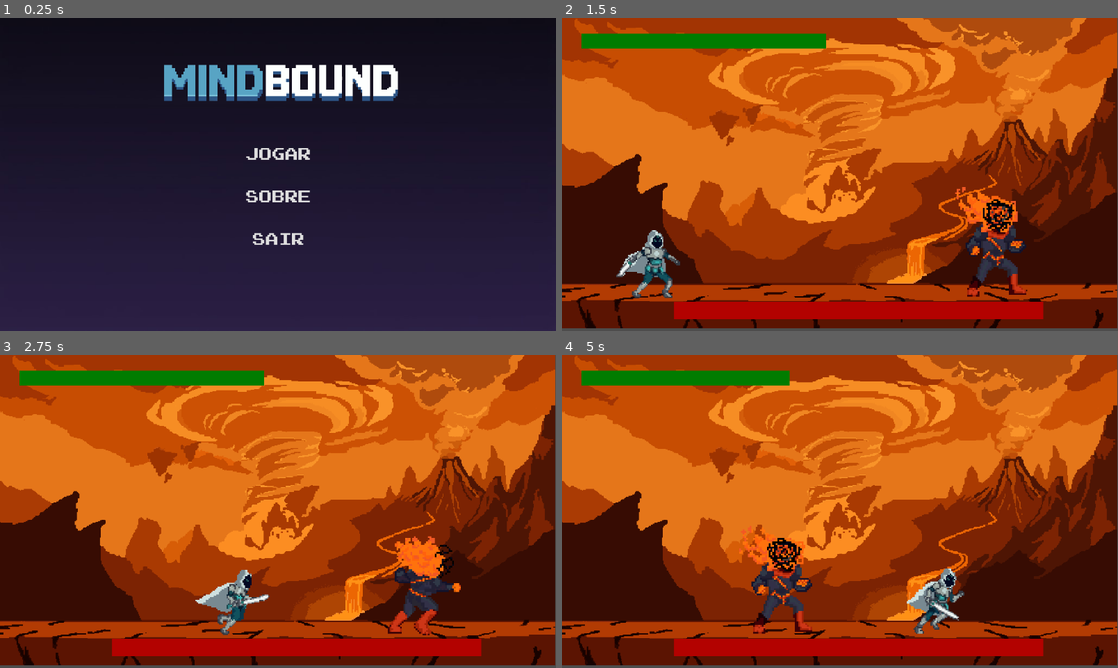
Above: before the commit, frames 1-4 (two rows, left to right).
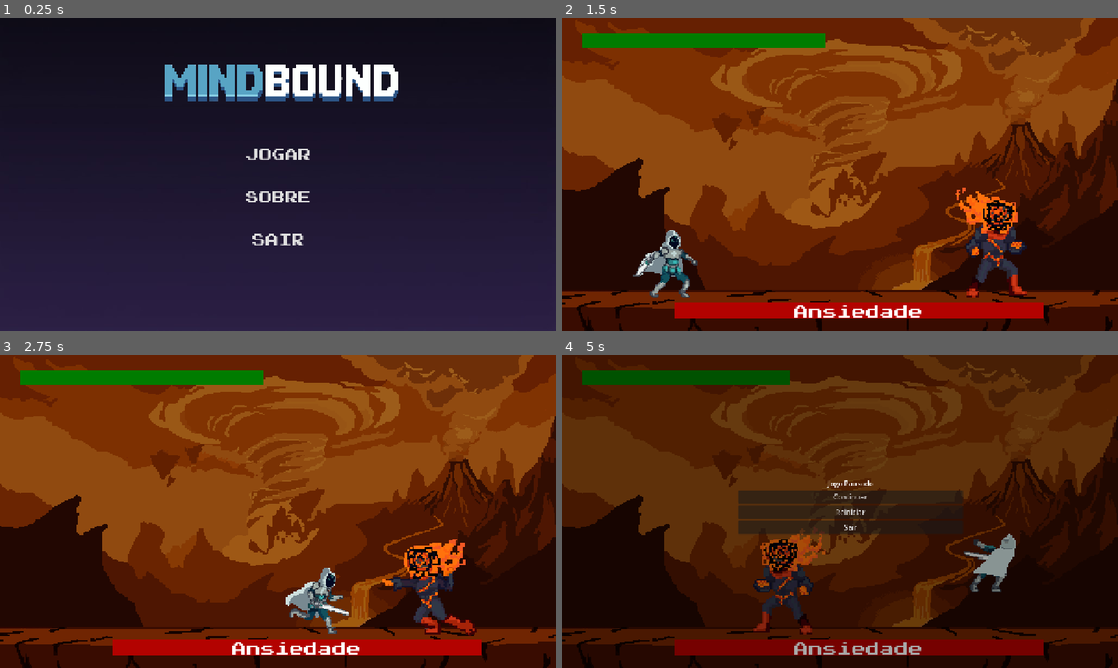
Above: after the commit, the same moments.

Repository: Yagohsl/Mindbound
Game: Godot game, scene res://screens/menu_principal.tscn
Same seed, same stepped clock (60 frames per second), same inputs: the game is played once before the commit and once after it.
Inputs:
- Up to frame 1 (0.25 s): no input
- Up to frame 2 (1.5 s): click "JOGAR" at 0.5 s; hold Right (move_right) from 1.28 s (still down); tap X (attack) at 1.35 s
- Up to frame 3 (2.75 s): keep holding Right (move_right); tap Space (jump) at 1.52, 2.27 s; tap C (dash) at 1.55, 2.1 s; tap X (attack) at 2.3 s
- Up to frame 4 (5 s): release Right (move_right) at 2.78 s; hold Left (move_left) 2.78-3.53 s; tap X (attack) at 2.85, 3.8, 4.35 s; tap C (dash) at 3.05, 3.6, 4.55 s; hold Right (move_right) from 3.53 s (still down); tap Space (jump) at 3.77, 4.52 s; tap Escape (ui_cancel) at 4.9 s

The runs differ from the first frame. In frame 1, 1.0% of the frame differs, in the area x 29-72%, y 14-73%; in frame 2, 79%; in frame 3, 79%; in frame 4, 97%, in the area x 0-100%, y 0-100%.

Commit message:
Add pause menu, teleport warning and gameplay tweaks

Diff:
--- /dev/null
+++ b/aviso_teleporte.gd
@@ -0,0 +1,8 @@
+extends CPUParticles2D
+
+func _ready():
+	# Garante que as faíscas começam a sair assim que a cena é criada
+	emitting = true
+
+	# Quando o tempo (Lifetime) acabar e a última faísca sumir, a cena apaga-se sozinha
+	finished.connect(queue_free)
--- /dev/null
+++ b/aviso_teleporte.tscn
@@ -0,0 +1,18 @@
+[gd_scene format=3 uid="uid://cqwaii2nxdwkr"]
+
+[ext_resource type="Texture2D" uid="uid://ciwyyj4qv0qq8" path="res://assets/images/game/fighters/projectile.png" id="1_gtc4g"]
+[ext_resource type="Script" uid="uid://ci5aa110k7l11" path="res://aviso_teleporte.gd" id="2_w8hap"]
+
+[node name="CPUParticles2D" type="CPUParticles2D" unique_id=1977332173]
+emitting = false
+amount = 30
+texture = ExtResource("1_gtc4g")
+one_shot = true
+emission_shape = 3
+emission_rect_extents = Vector2(30, 60)
+gravity = Vector2(0, -98)
+initial_velocity_max = 23.24
+scale_amount_min = 0.5
+scale_amount_max = 2.0
+color = Color(1, 0.48964685, 0.3873941, 1)
+script = ExtResource("2_w8hap")
--- a/boss_ansiedade.gd
+++ b/boss_ansiedade.gd
@@ -28,6 +28,8 @@
 @export var health: int = 150
 @export var player: Node2D #referencia ao player
 @export var projectile_scene: PackedScene #arrasta a cena do projetil no inspetor
+@export var teleport_warning_scene: PackedScene
+@export var attack_cooldown: float = 2.0
 
 var gravity = ProjectSettings.get_setting("physics/2d/default_gravity")
 
@@ -35,6 +37,7 @@
 @onready var sprite = $Sprite2D
 @onready var decision_timer = $DecisionTimer
 @onready var damage_area = $DamageArea
+@onready var ponto_de_tiro = $PontoDeTiro
 
 # var de controle de ataques
 var dash_direction: int = 0
@@ -62,10 +65,19 @@
 
 		State.RUN:
 			if player:
-				var dir = sign(player.global_position.x - global_position.x)
-				velocity.x = dir * speed
-				flip_sprite(dir)
-			anim.play("run")
+				var distancia = abs(player.global_position.x - global_position.x)
+				var distancia_minima = 160.0
+
+				if distancia > distancia_minima:
+					var dir = sign(player.global_position.x - global_position.x)
+					velocity.x = dir * speed
+					flip_sprite(dir)
+					anim.play("run")
+				else:
+					velocity.x = 0
+					decision_timer.stop()
+					current_state = State.DASH_PREP
+					execute_attack_sequence()
 
 		State.DASH:
 			anim.play("dash")
@@ -79,7 +91,8 @@
 			if dash_distance_left <= 0:
 				velocity.x = 0
 				current_state = State.IDLE
-				decision_timer.start() # reinicia a IA
+				decision_timer.start(attack_cooldown) # reinicia a IA
+
 
 	if current_state in [State.IDLE, State.RUN, State.DASH]:
 		move_and_slide()
@@ -88,9 +101,10 @@
 func _on_decision_timer_timeout():
 	if current_state != State.IDLE and current_state != State.RUN:
 		return
+	decision_timer.stop()
 
 	# decide proximo ataque
-	var choices = [State.RUN, State.DASH_PREP, State.THOUGHTS, State.EXPLOSION_PREP, State.TELEPORT]
+	var choices = [State.RUN, State.DASH_PREP, State.THOUGHTS, State.EXPLOSION_PREP,State.TELEPORT]
 	current_state = choices [randi() % choices.size()]
 	execute_attack_sequence()
 
@@ -99,75 +113,113 @@
 	match current_state:
 		State.THOUGHTS:
 			velocity.x = 0
+
+			var dir = sign(player.global_position.x - global_position.x)
+			flip_sprite(dir)
+
+			# preparacao do projetil
+			anim.play("prep_projectile")
+			await get_tree().create_timer(0.5).timeout
+
 			anim.play("projectile")
 			fire_preoccupation()
 			await anim.animation_finished # espera a animacao acabar
 			current_state = State.IDLE
+			decision_timer.start(attack_cooldown)
+
+		State.RUN:
+			anim.play("run")
+			decision_timer.start(attack_cooldown)
 
 		State.EXPLOSION_PREP:
 			velocity.x = 0
 			anim.play("prep_explosion")
 			await get_tree().create_timer(0.5).timeout
+
+			if current_state == State.DEATH: return
 
 			current_state = State.EXPLOSION
 			anim.play("explosion")
 			fire_explosion()
 			await get_tree().create_timer(0.4).timeout
 
+			if current_state == State.DEATH: return
+
 			current_state = State.IDLE
+			decision_timer.start(attack_cooldown)
 
 		State.TELEPORT:
 			velocity = Vector2.ZERO
 			anim.play("explosion")
 			await teleport_routine()
+			decision_timer.start(attack_cooldown)
 
 		State.DASH_PREP:
 			velocity.x = 0
 			anim.play("prep_dash")
 			await get_tree().create_timer(0.5).timeout
+			if current_state == State.DEATH: return
 
 			if player:
 				dash_direction = sign(player.global_position.x - global_position.x)
 				if dash_direction == 0: dash_direction = 1
+				flip_sprite(dash_direction)
+
+			await get_tree().create_timer(0.5).timeout
 			dash_distance_left = dash_max_distance
 			current_state = State.DASH
 
 func fire_preoccupation():
-	if not projectile_scene or not player:return
+	if not projectile_scene or not player: return
 	var proj = projectile_scene.instantiate()
 	get_parent().add_child(proj)
-	proj.global_position = global_position
-
-	# angulo irregular
-	var angle = global_position.direction_to(player.global_position).angle() + randf_range(-0.2, 0.2)
-	proj.setup(angle, 300.0) # inicia o projetil
+	proj.global_position = ponto_de_tiro.global_position
+
+	var angle = ponto_de_tiro.global_position.direction_to(player.global_position).angle() + randf_range(-0.2, 0.2)
+	proj.setup(angle, 300.0)
 
 func fire_explosion():
 	if not projectile_scene: return
+
 	var num_projectiles = 12
 	for i in range(num_projectiles):
 		var proj = projectile_scene.instantiate()
 		get_parent().add_child(proj)
+
 		proj.global_position = global_position
-		var angle = (2 * PI / num_projectiles) * 1
+		var angle = (2 * PI / num_projectiles) * i
 		proj.setup(angle, 250.0)
 
 func teleport_routine():
 	var teleports_done = 0
 	while teleports_done < 3:
 		var rand_x = randf_range(100,1180)
-		while abs(rand_x - global_position.x) <min_teleport_distance:
+		while abs(rand_x - global_position.x) < min_teleport_distance:
 			rand_x = randf_range(100,1180)
-		var rand_y = randf_range(200, 500)
+		var rand_y = randf_range(300, 550)
 		var target_pos = Vector2(rand_x, rand_y)
 
-		await get_tree().create_timer(0.7).timeout
+		# aviso teleporte
+		var warning = null
+		if teleport_warning_scene:
+			warning = teleport_warning_scene.instantiate()
+			warning.global_position = target_pos
+			get_parent().add_child(warning)
+
+		# Adicionado o 'true' no final para respeitar o pause do jogo
+		await get_tree().create_timer(1.0, false, false, true).timeout
+
+		if current_state == State.DEATH: return
 
 		global_position = target_pos
 		teleports_done += 1
 
-		if teleports_done <3:
-			await get_tree().create_timer(0.3).timeout
+		if teleports_done < 3:
+			if current_state == State.DEATH: return
+
+			# Também atualizado aqui para pausar junto
+			await get_tree().create_timer(0.3, false, false, true).timeout
+
 	current_state = State.IDLE
 
 func flip_sprite(dir):
--- a/boss_ansiedade.tscn
+++ b/boss_ansiedade.tscn
@@ -4,6 +4,7 @@
 [ext_resource type="Texture2D" uid="uid://bslcadvmmif51" path="res://assets/images/game/fighters/ansiedade.png" id="1_j6dw7"]
 [ext_resource type="PackedScene" uid="uid://br7tf3apryfor" path="res://projeteis_ansiedade.tscn" id="2_eu3k4"]
 [ext_resource type="Shader" uid="uid://chpsd1q3clp68" path="res://boss_ansiedade.gdshader" id="3_d2ree"]
+[ext_resource type="PackedScene" uid="uid://cqwaii2nxdwkr" path="res://aviso_teleporte.tscn" id="3_qn562"]
 
 [sub_resource type="ShaderMaterial" id="ShaderMaterial_qn562"]
 shader = ExtResource("3_d2ree")
@@ -180,15 +181,17 @@
 }
 
 [sub_resource type="RectangleShape2D" id="RectangleShape2D_d2ree"]
-size = Vector2(76, 196)
+size = Vector2(110, 212.3125)
 
 [sub_resource type="RectangleShape2D" id="RectangleShape2D_2cmim"]
-size = Vector2(111, 243)
+size = Vector2(119, 222.5)
 
 [node name="BossAnsiedade" type="CharacterBody2D" unique_id=141011473]
 collision_layer = 4
 script = ExtResource("1_3dk8s")
+dash_speed = 800.0
 projectile_scene = ExtResource("2_eu3k4")
+teleport_warning_scene = ExtResource("3_qn562")
 
 [node name="Sprite2D" type="Sprite2D" parent="." unique_id=1486758928]
 material = SubResource("ShaderMaterial_qn562")
@@ -202,7 +205,7 @@
 libraries/ = SubResource("AnimationLibrary_k8tpd")
 
 [node name="CollisionShape2D" type="CollisionShape2D" parent="." unique_id=1983617317]
-position = Vector2(-7, 23)
+position = Vector2(0, 13)
 shape = SubResource("RectangleShape2D_d2ree")
 
 [node name="DecisionTimer" type="Timer" parent="." unique_id=721603857]
@@ -214,8 +217,11 @@
 collision_mask = 2
 
 [node name="CollisionShape2D" type="CollisionShape2D" parent="DamageArea" unique_id=1749982500]
-position = Vector2(-5, 15)
+position = Vector2(-1.5, 16)
 shape = SubResource("RectangleShape2D_2cmim")
+
+[node name="PontoDeTiro" type="Marker2D" parent="." unique_id=880776632]
+position = Vector2(68, 16)
 
 [connection signal="timeout" from="DecisionTimer" to="." method="_on_decision_timer_timeout"]
 [connection signal="body_entered" from="DamageArea" to="." method="_on_damage_area_body_entered"]
--- a/heroi.gd
+++ b/heroi.gd
@@ -1,7 +1,8 @@
 extends CharacterBody2D
 
 const SPEED = 300.0
-const JUMP_VELOCITY = -700.0
+const JUMP_VELOCITY = -900.0
+const GRAVITY_MULTIPLIER = 1.8
 
 const DASH_SPEED = 800.0
 const DASH_DURATION = 0.2 # tempo em segundos do dash
@@ -15,7 +16,7 @@
 signal health_changed(new_health)
 var max_health = 100
 var current_health = 100
-var attack_value = 15
+var attack_value = 8
 
 var is_attacking = false
 var is_dashing = false
@@ -30,6 +31,14 @@
 		attack_collision.disabled = true
 
 func _physics_process(delta: float) -> void:
+
+	if is_dead:
+		if not is_on_floor():
+			velocity += (get_gravity() * GRAVITY_MULTIPLIER) * delta
+		else:
+			velocity.x = 0 # Para de deslizar para os lados quando bater no chão
+		move_and_slide()
+		return
 
 	if dash_cooldown > 0:
 		dash_cooldown -= delta
@@ -55,23 +64,15 @@
 		return
 
 	# Ataque
-	if Input.is_action_just_pressed("attack") and not is_attacking and is_on_floor():
+	if Input.is_action_just_pressed("attack") and not is_attacking:
 		is_attacking = true
-		velocity.x = 0 # Para o movimento ao atacar (dá mais firmeza ao combate 2D)
 		anim.play("attack")
-		return # Interrompe o resto do _physics_process durante o frame inicial do ataque
 
-	# Se estiver atacando, segura o player e processa apenas a gravidade/slide
-	if is_attacking:
-		if not is_on_floor():
-			velocity += get_gravity() * delta
-		velocity.x = move_toward(velocity.x, 0, SPEED)
-		move_and_slide()
-		return
+
 
 	# Adiciona a gravidade.
 	if not is_on_floor():
-		velocity += get_gravity() * delta
+		velocity += (get_gravity() * GRAVITY_MULTIPLIER) * delta
 
 	# Pulo.
 	if Input.is_action_just_pressed("jump") and is_on_floor():
@@ -87,21 +88,22 @@
 		velocity.x = direction * SPEED
 
 		# Vira o player e a hitbox de ataque junto
-		sprite.flip_h = direction < 0
-		if direction < 0:
-			attack_hitbox.scale.x = -1 # vira pra esquerda
-		else:
-			attack_hitbox.scale.x = 1 # vira pra direita
+		if not is_attacking:
+			sprite.flip_h = direction < 0
+			if direction < 0:
+				attack_hitbox.scale.x = -1 # vira pra esquerda
+			else:
+				attack_hitbox.scale.x = 1 # vira pra direita
 
-		if is_on_floor():
+		if is_on_floor() and not is_attacking:
 			anim.play("run")
 	else:
 		velocity.x = move_toward(velocity.x, 0, SPEED)
-		if is_on_floor():
+		if is_on_floor() and not is_attacking:
 			anim.play("idle")
 
 	# Controle de anim aerea
-	if not is_on_floor():
+	if not is_on_floor() and not is_attacking:
 		if velocity.y < 0:
 			anim.play("jump_up")
 		else:
@@ -115,10 +117,9 @@
 	current_health -= amount
 	health_changed.emit(current_health)
 
+	trigger_invincibility()
 	if current_health <= 0:
 		die()
-	else:
-		trigger_invincibility()
 
 func trigger_invincibility():
 	is_invincible = true
@@ -148,10 +149,15 @@
 func _on_attack_hitbox_body_entered(body: Node2D) -> void:
 	if body.has_method("take_damage") and body != self:
 		body.take_damage(attack_value)
-		# Opcional: desativar a hitbox após acertar o primeiro golpe para evitar dano múltiplo no mesmo swing
-		if attack_collision:
-			attack_collision.disabled = true
 
+var is_dead: bool = false
 func die():
-	set_physics_process(false)
+	if is_dead: return
+	is_dead = true
+
 	anim.play("death")
+	await get_tree().create_timer(3.0, false, false, true).timeout
+
+	# Verificação de segurança: checa se a árvore ainda existe antes de recarregar
+	if get_tree():
+		get_tree().reload_current_scene()
--- /dev/null
+++ b/menu_pausa.gd
@@ -0,0 +1,25 @@
+extends CanvasLayer
+
+func _ready() -> void:
+	visible = false # Começa oculto
+
+func _unhandled_input(event: InputEvent) -> void:
+	if event.is_action_pressed("ui_cancel"): # A tecla ESC por padrão
+		alternar_pausa()
+
+func alternar_pausa() -> void:
+	var esta_pausado = get_tree().paused
+	get_tree().paused = not esta_pausado
+	visible = not esta_pausado
+
+func _on_botao_continuar_pressed() -> void:
+	alternar_pausa()
+
+func _on_botao_reiniciar_pressed() -> void:
+	get_tree().paused = false
+	get_tree().reload_current_scene()
+
+func _on_botao_menu_pressed() -> void:
+	get_tree().paused = false
+	# Mude o caminho abaixo para a cena correta do seu menu principal, se houver
+	get_tree().change_scene_to_file("res://screens/menu_principal.tscn")
--- a/project.godot
+++ b/project.godot
@@ -19,6 +19,8 @@
 
 window/size/viewport_width=1280
 window/size/viewport_height=720
+window/size/mode=3
+window/stretch/mode="canvas_items"
 
 [input]
 
--- a/projeteis_ansiedade.gd
+++ b/projeteis_ansiedade.gd
@@ -17,8 +17,7 @@
 	# pode ser necessário aumentar a amplitude.
 	wave_amplitude = randf_range(20.0, 50.0)
 
-func _ready():
-	# Salva o Y original para a onda senoidal não distorcer a rota
+	# SALVA O EIXO Y AQUI! (Depois que o Boss já posicionou o tiro)
 	base_y = global_position.y
 
 func _process(delta):
--- a/projeteis_ansiedade.tscn
+++ b/projeteis_ansiedade.tscn
@@ -4,10 +4,12 @@
 [ext_resource type="Texture2D" uid="uid://ciwyyj4qv0qq8" path="res://assets/images/game/fighters/projectile.png" id="2_sf0kb"]
 
 [sub_resource type="CapsuleShape2D" id="CapsuleShape2D_ecnqf"]
-radius = 16.0
-height = 34.0
+radius = 15.0
+height = 36.0
 
 [node name="ProjeteisAnsiedade" type="Area2D" unique_id=594192946]
+collision_layer = 4
+collision_mask = 2
 script = ExtResource("1_yn7i1")
 
 [node name="Sprite2D" type="Sprite2D" parent="." unique_id=1908430827]
@@ -15,7 +17,6 @@
 texture = ExtResource("2_sf0kb")
 
 [node name="CollisionShape2D" type="CollisionShape2D" parent="." unique_id=1280588446]
-position = Vector2(0, 1)
 shape = SubResource("CapsuleShape2D_ecnqf")
 
 [connection signal="body_entered" from="." to="." method="_on_body_entered"]
--- a/screens/arena_batalha.tscn
+++ b/screens/arena_batalha.tscn
@@ -3,7 +3,9 @@
 [ext_resource type="Script" uid="uid://c2nqukigni2m3" path="res://screens/arena_batalha.gd" id="1_28jst"]
 [ext_resource type="Texture2D" uid="uid://b4wir400nniyn" path="res://assets/images/game/maps/background1.png" id="1_nd1db"]
 [ext_resource type="PackedScene" uid="uid://yhj5oal0pkp4" path="res://heroi.tscn" id="2_toxup"]
+[ext_resource type="FontFile" uid="uid://ctf0ms8f42jd0" path="res://assets/fonts/pixel.ttf" id="2_xojux"]
 [ext_resource type="PackedScene" uid="uid://c1c6uwng84vl1" path="res://boss_ansiedade.tscn" id="3_1rla3"]
+[ext_resource type="PackedScene" uid="uid://bvgualol7nu5v" path="res://screens/menu_pausa.tscn" id="6_2uib8"]
 
 [sub_resource type="Gradient" id="Gradient_xojux"]
 interpolation_mode = 1
@@ -16,6 +18,8 @@
 fill_from = Vector2(1, 0)
 fill_to = Vector2(0, 0)
 
+[sub_resource type="CanvasTexture" id="CanvasTexture_28jst"]
+
 [sub_resource type="Gradient" id="Gradient_iywkd"]
 interpolation_mode = 1
 offsets = PackedFloat32Array(0)
@@ -23,6 +27,10 @@
 
 [sub_resource type="GradientTexture2D" id="GradientTexture2D_8eo88"]
 gradient = SubResource("Gradient_iywkd")
+
+[sub_resource type="CanvasItemMaterial" id="CanvasItemMaterial_28jst"]
+
+[sub_resource type="CanvasTexture" id="CanvasTexture_xojux"]
 
 [sub_resource type="RectangleShape2D" id="RectangleShape2D_toxup"]
 size = Vector2(1397, 90)
@@ -52,15 +60,37 @@
 max_value = 200.0
 value = 200.0
 nine_patch_stretch = true
+texture_under = SubResource("CanvasTexture_28jst")
 texture_progress = SubResource("GradientTexture2D_8eo88")
+
+[node name="VBoxContainer" type="VBoxContainer" parent="UI" unique_id=1300938618]
+offset_left = 264.0
+offset_top = 660.0
+offset_right = 1103.0
+offset_bottom = 905.0
+
+[node name="NomeBoss" type="Label" parent="UI/VBoxContainer" unique_id=340627429]
+layout_mode = 2
+theme_override_fonts/font = ExtResource("2_xojux")
+theme_override_font_sizes/font_size = 33
+text = "Ansiedade
+"
+horizontal_alignment = 1
 
 [node name="StaticBody2D" type="StaticBody2D" parent="." unique_id=692345901]
 
 [node name="Sprite2D" type="Sprite2D" parent="StaticBody2D" unique_id=2143365313]
 position = Vector2(-5, -11)
-scale = Vector2(2.1383333, 1.8125)
+scale = Vector2(2.1766667, 1.8575002)
 texture = ExtResource("1_nd1db")
 centered = false
+
+[node name="ShadeFilter" type="Sprite2D" parent="StaticBody2D" unique_id=332507022]
+modulate = Color(0, 0, 0, 0.37254903)
+material = SubResource("CanvasItemMaterial_28jst")
+position = Vector2(666.25, 357)
+scale = Vector2(1333.5, 838)
+texture = SubResource("CanvasTexture_xojux")
 
 [node name="CollisionShape2D" type="CollisionShape2D" parent="StaticBody2D" unique_id=1216604169]
 position = Vector2(660.5, 683)
@@ -83,3 +113,5 @@
 [node name="CollisionShape2D2" type="CollisionShape2D" parent="Paredes" unique_id=1669746739]
 position = Vector2(1280, 340)
 shape = SubResource("RectangleShape2D_xojux")
+
+[node name="MenuPausa" parent="." unique_id=1291649425 instance=ExtResource("6_2uib8")]
--- /dev/null
+++ b/screens/menu_pausa.tscn
@@ -0,0 +1,40 @@
+[gd_scene format=3 uid="uid://bvgualol7nu5v"]
+
+[ext_resource type="Script" uid="uid://w2e7mvd1aioj" path="res://menu_pausa.gd" id="1_noo57"]
+
+[node name="MenuPausa" type="CanvasLayer" unique_id=1291649425]
+process_mode = 3
+script = ExtResource("1_noo57")
+
+[node name="ColorRect" type="ColorRect" parent="." unique_id=699957939]
+offset_right = 1308.0
+offset_bottom = 737.0
+color = Color(0, 0, 0, 0.34117648)
+
+[node name="VBoxContainer" type="VBoxContainer" parent="." unique_id=701531619]
+offset_left = 406.0
+offset_top = 110.0
+offset_right = 923.0
+offset_bottom = 586.0
+alignment = 1
+
+[node name="Pausa" type="Label" parent="VBoxContainer" unique_id=634856652]
+layout_mode = 2
+text = "Jogo Pausado"
+horizontal_alignment = 1
+
+[node name="BotaoContinuar" type="Button" parent="VBoxContainer" unique_id=1753112947]
+layout_mode = 2
+text = "Continuar"
+
+[node name="BotaoReiniciar" type="Button" parent="VBoxContainer" unique_id=646390613]
+layout_mode = 2
+text = "Reiniciar"
+
+[node name="BotaoMenu" type="Button" parent="VBoxContainer" unique_id=130434132]
+layout_mode = 2
+text = "Sair"
+
+[connection signal="pressed" from="VBoxContainer/BotaoContinuar" to="." method="_on_botao_continuar_pressed"]
+[connection signal="pressed" from="VBoxContainer/BotaoReiniciar" to="." method="_on_botao_reiniciar_pressed"]
+[connection signal="pressed" from="VBoxContainer/BotaoMenu" to="." method="_on_botao_menu_pressed"]
Not shown, added: aviso_teleporte.gd.uid
Not shown, added: menu_pausa.gd.uid
